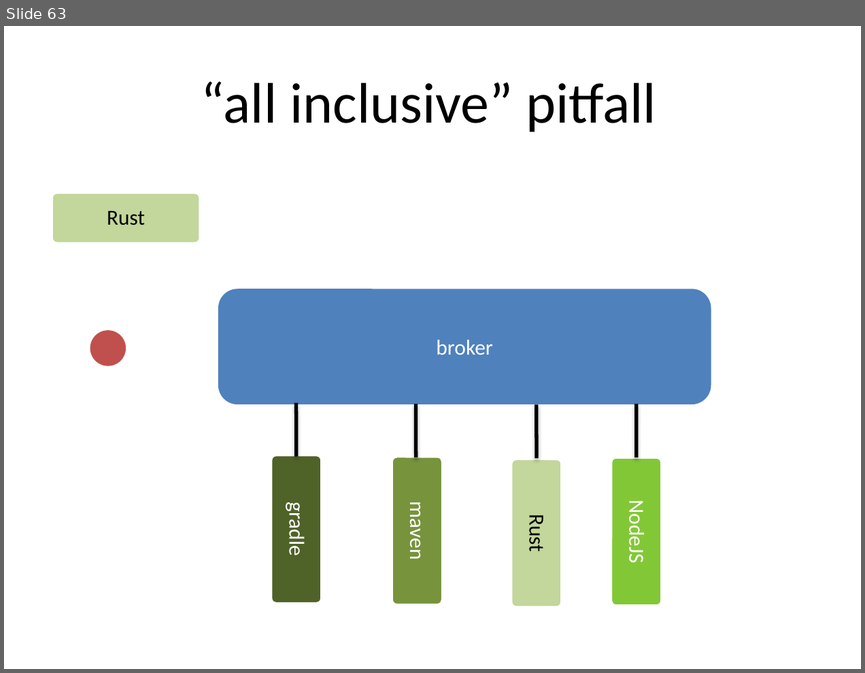
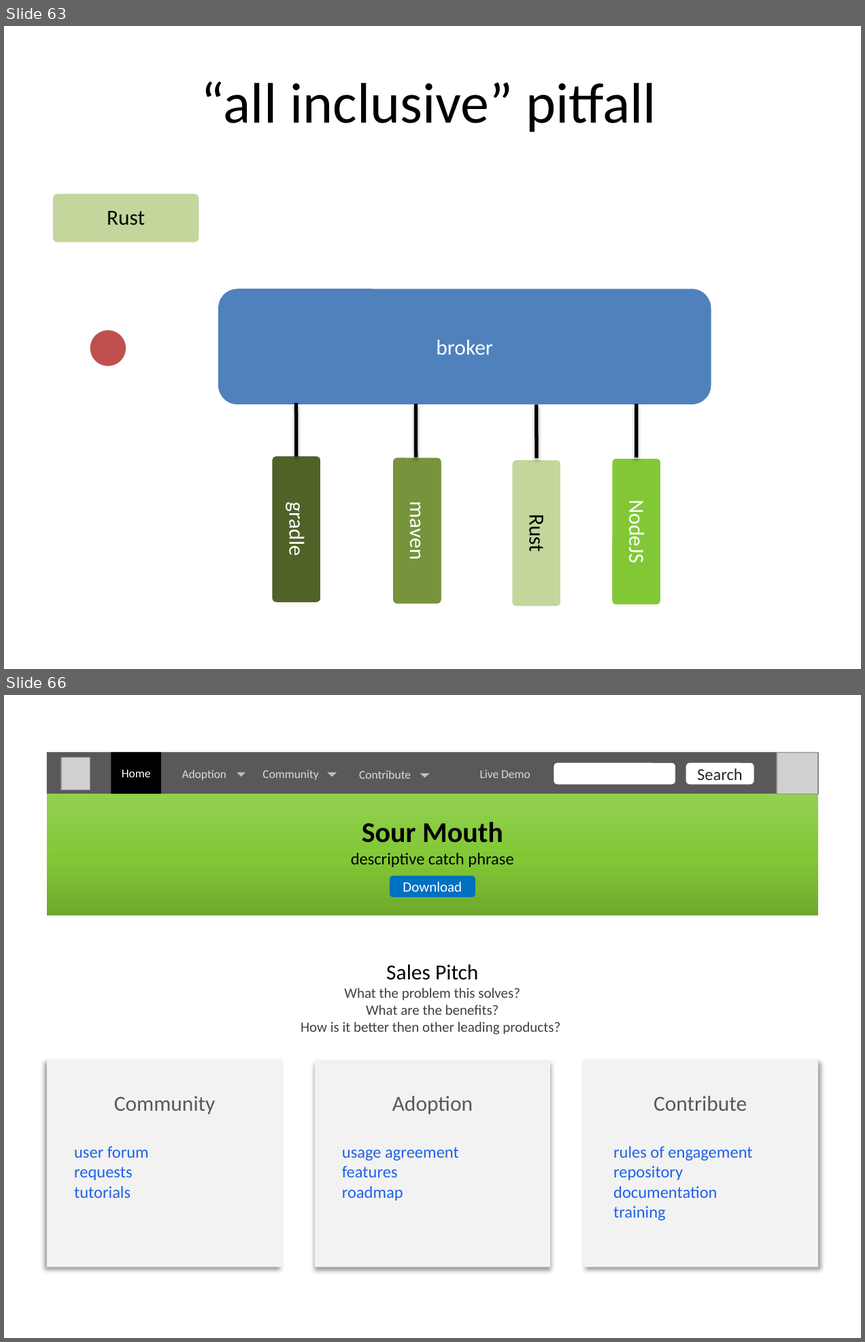
Before and after one commit to dsietz/open-source-model, a slide deck: Adopting the Open Source Model.pptx. Shown one above the other, each under a label of ours: slide 63 before the commit, slides 63 and 66 after it; the slides between them are not shown. The pictures are 865x673 and 865x1342 pixels, drawn with LibreOffice and Linux fonts; fonts in the diff are those of the drawing; grey boxes stand for pictures. Boxes give left, top, right and bottom in pixels: in the first picture for what was removed or moved away, otherwise in the second. Text is boxed around its words. In the diff, an @@ line names an element or a change of style, - is before the commit and + after.

```diff
--- a/Adopting the Open Source Model.pptx
+++ b/Adopting the Open Source Model.pptx
@@ slide 66 added at (x1=4, y1=695, x2=861, y2=1338), background #FFFFFF @@
@@ rectangle added at (x1=47, y1=752, x2=818, y2=795), fill #595959 @@
@@ rectangle added at (x1=111, y1=752, x2=161, y2=794), fill #000000, 10 pt, text #FFFFFF @@
+Home
@@ picture added at (x1=777, y1=752, x2=818, y2=794) @@
@@ picture added at (x1=61, y1=758, x2=90, y2=790) @@
@@ text added at (x1=182, y1=770, x2=227, y2=780), 10 pt, text #D9D9D9 @@
+Adoption
@@ triangle added at (x1=237, y1=772, x2=245, y2=777), fill #BFBFBF @@
@@ text added at (x1=262, y1=770, x2=318, y2=780), 10 pt, text #D9D9D9 @@
+Community
@@ triangle added at (x1=327, y1=772, x2=337, y2=777), fill #BFBFBF @@
@@ text added at (x1=359, y1=770, x2=411, y2=779), 10 pt, text #D9D9D9 @@
+Contribute
@@ triangle added at (x1=419, y1=773, x2=429, y2=777), fill #BFBFBF @@
@@ text added at (x1=480, y1=770, x2=530, y2=778), 10 pt, text #D9D9D9 @@
+Live Demo
@@ rounded rectangle added at (x1=554, y1=763, x2=676, y2=784), fill #FFFFFF @@
@@ rounded rectangle added at (x1=686, y1=763, x2=753, y2=784), fill #FFFFFF, 14 pt, text #262626 @@
+Search
@@ rectangle added at (x1=47, y1=794, x2=818, y2=915), fill gradient #6EA92D to #82C836 to #92D050 @@
@@ text added at (x1=351, y1=821, x2=513, y2=867), 14 pt, text #000000 @@
+Sour Mouth
+descriptive catch phrase
@@ rounded rectangle added at (x1=390, y1=876, x2=475, y2=897), fill #0070C0, 12 pt, text #FFFFFF @@
+Download
@@ rectangle added at (x1=47, y1=933, x2=818, y2=1060), fill #FFFFFF, 12 pt, text #404040 @@
+Sales Pitch
+What the problem this solves?
+What are the benefits?
+How is it better then other leading products?
@@ rectangle added at (x1=47, y1=1060, x2=283, y2=1268), fill #F2F2F2, 14 pt, text #1F62E9 @@
+Community
+user forum
+requests
+tutorials
@@ rectangle added at (x1=314, y1=1060, x2=550, y2=1268), fill #F2F2F2, 14 pt, text #1F62E9 @@
+Adoption
+usage agreement
+features
+roadmap
@@ rectangle added at (x1=582, y1=1060, x2=818, y2=1268), fill #F2F2F2, 14 pt, text #1F62E9 @@
+Contribute
+rules of engagement
+repository
+documentation
+training
```
Also in this commit, not shown: 4 slides changed, 5 other slides added, 58 slides removed.
